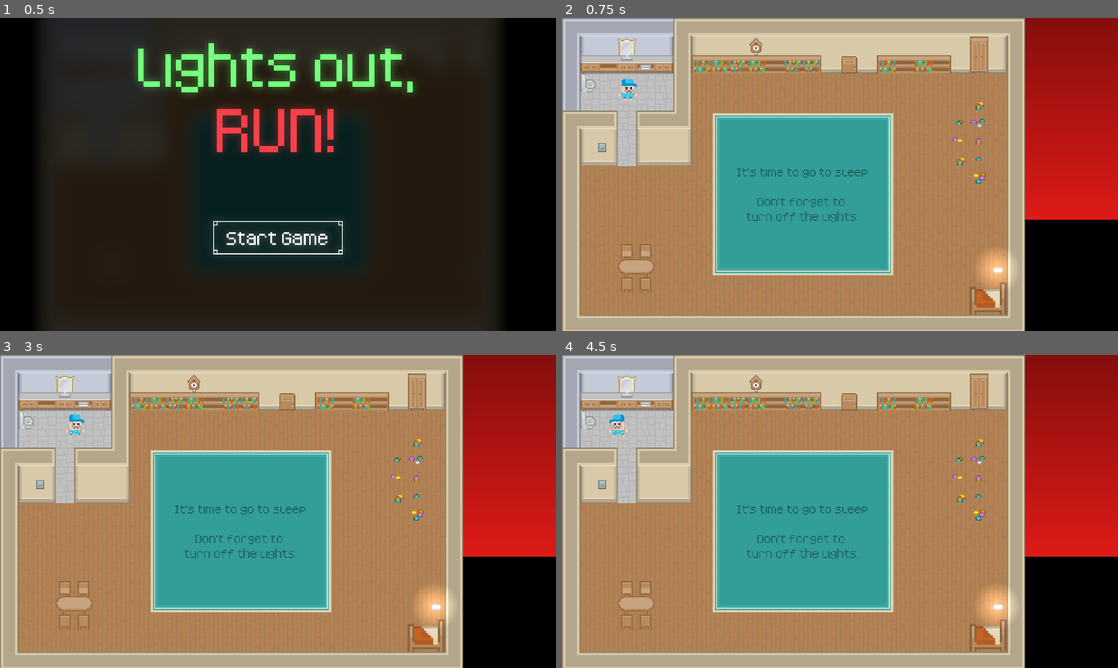
Above: before the commit, frames 1-4 (two rows, left to right).
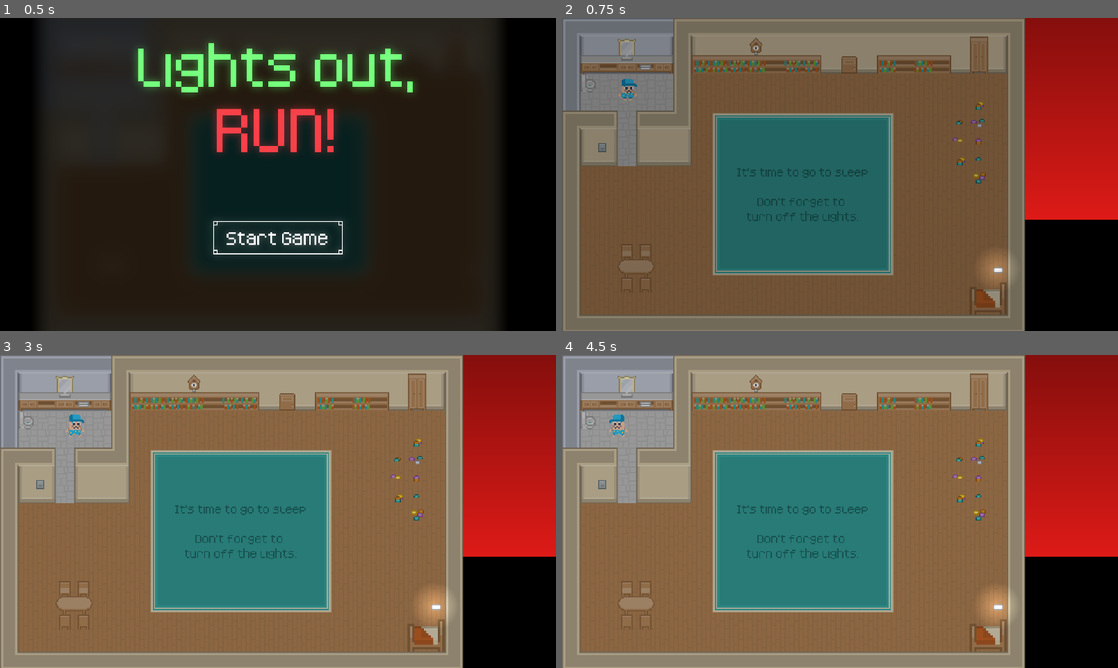
Above: after the commit, the same moments.

Repository: 10Zeeko/levelupgamejam2025
Game: Godot game, scene res://Scenes/main_menu.tscn
Two runs of this game, one before a commit and one after it. Both use one fixed random seed, a clock stepped at 60 frames per second and the inputs below. Sound files missing from this copy of the repository are replaced by a short silence.
Inputs:
- Up to frame 1 (0.5 s): no input
- Up to frame 2 (0.75 s): click "Start Game" at 0.5 s
- Up to frame 3 (3 s): tap Enter at 1.25 s; hold D (Right) 1.28-2.03 s; tap Space (Dash) at 1.35, 2.85 s; hold S (Down) 2.03-2.78 s; tap Shift (Running) at 2.1 s; tap R (Reset) at 2.75 s; hold D (Right) from 2.78 s (still down)
- Up to frame 4 (4.5 s): release D (Right) at 3.53 s; hold W (Up) 3.53-4.28 s; tap Shift (Running) at 3.6 s; tap R (Reset) at 4.25 s; hold A (Left) from 4.28 s (still down); tap Space (Dash) at 4.35 s

Frame 1 is identical in both runs. In frame 2, 83% of the frame differs, in the area x 0-84%, y 0-100%; in frame 3, 83%; in frame 4, 83%.

Commit message:
Added transitions and timers at the end of the game

Diff:
--- a/GameNodes/Interactables/bed.gd
+++ b/GameNodes/Interactables/bed.gd
@@ -10,6 +10,7 @@
 		Globals.level_completed = true
 		Globals.count_time = false
 		Globals.player_sleeping()
+		Globals.transition_fade_in()
 
 func _change_scene():
 	if Globals.record_timers[Globals.current_level] < Globals.time_passed:
--- /dev/null
+++ b/GameNodes/Menus/end_of_the_game.gd
@@ -0,0 +1,37 @@
+extends Control
+
+@onready var grid_container: GridContainer = $CenterContainer/GridContainer
+const RECORDS_THEME = preload("res://Materials/records_theme.tres")
+const COLUMNS := 3
+
+func _ready() -> void:
+	var total_levels := Globals.record_timers.size()
+	var padded_total := int(ceil(total_levels / float(COLUMNS))) * COLUMNS
+
+	# Add labels with levels and tags
+	for i in range(0, padded_total, COLUMNS):
+		for j in range(COLUMNS):
+			var idx := i + j
+			var label := Label.new()
+			if idx < total_levels:
+				label.text = "Level " + str(idx + 1)
+				label.modulate = Color(0.655,0.655,0.655, 1.0)
+			else:
+				label.text = ""
+			label.theme = RECORDS_THEME
+			grid_container.add_child(label)
+
+		for j in range(COLUMNS):
+			var idx := i + j
+			var label := Label.new()
+			if idx < total_levels:
+				label.text = format_time(Globals.record_timers[idx])
+			else:
+				label.text = ""
+			label.theme = RECORDS_THEME
+			grid_container.add_child(label)
+
+func format_time(time: float) -> String:
+	var seconds := int(time)
+	var milliseconds := int((time - seconds) * 100)
+	return str(seconds).pad_zeros(2) + "s" + str(milliseconds).pad_zeros(2) + "ms"
--- a/GameNodes/Menus/main_menu.gd
+++ b/GameNodes/Menus/main_menu.gd
@@ -17,6 +17,7 @@
 
 func _on_button_pressed() -> void:
 	call_deferred("_change_scene")
+	Globals.transition_fade_in()
 
 func _change_scene():
 	Globals.level_completed = true
--- /dev/null
+++ b/GameNodes/Menus/transitions_overlay.tscn
@@ -0,0 +1,69 @@
+[gd_scene load_steps=5 format=3 uid="uid://d2n0a3rego2wp"]
+
+[sub_resource type="Animation" id="Animation_5oek1"]
+resource_name = "Fade In"
+tracks/0/type = "value"
+tracks/0/imported = false
+tracks/0/enabled = true
+tracks/0/path = NodePath("ColorRect:color")
+tracks/0/interp = 1
+tracks/0/loop_wrap = true
+tracks/0/keys = {
+"times": PackedFloat32Array(0.5, 1),
+"transitions": PackedFloat32Array(1, 1),
+"update": 0,
+"values": [Color(0, 0, 0, 0), Color(0, 0, 0, 1)]
+}
+
+[sub_resource type="Animation" id="Animation_ol7y3"]
+length = 0.001
+tracks/0/type = "value"
+tracks/0/imported = false
+tracks/0/enabled = true
+tracks/0/path = NodePath("ColorRect:color")
+tracks/0/interp = 1
+tracks/0/loop_wrap = true
+tracks/0/keys = {
+"times": PackedFloat32Array(0),
+"transitions": PackedFloat32Array(1),
+"update": 0,
+"values": [Color(0, 0, 0, 0)]
+}
+
+[sub_resource type="Animation" id="Animation_c4peq"]
+resource_name = "Fade out"
+tracks/0/type = "value"
+tracks/0/imported = false
+tracks/0/enabled = true
+tracks/0/path = NodePath("ColorRect:color")
+tracks/0/interp = 1
+tracks/0/loop_wrap = true
+tracks/0/keys = {
+"times": PackedFloat32Array(0, 0.366667),
+"transitions": PackedFloat32Array(0.517633, 1),
+"update": 0,
+"values": [Color(0, 0, 0, 1), Color(0, 0, 0, 0)]
+}
+
+[sub_resource type="AnimationLibrary" id="AnimationLibrary_c4peq"]
+_data = {
+&"Fade In": SubResource("Animation_5oek1"),
+&"Fade out": SubResource("Animation_c4peq"),
+&"RESET": SubResource("Animation_ol7y3")
+}
+
+[node name="OverlayLayer" type="CanvasLayer"]
+
+[node name="AnimationPlayer" type="AnimationPlayer" parent="."]
+libraries = {
+&"": SubResource("AnimationLibrary_c4peq")
+}
+
+[node name="ColorRect" type="ColorRect" parent="."]
+anchors_preset = 15
+anchor_right = 1.0
+anchor_bottom = 1.0
+grow_horizontal = 2
+grow_vertical = 2
+mouse_filter = 2
+color = Color(0, 0, 0, 0)
--- a/GameNodes/globals.gd
+++ b/GameNodes/globals.gd
@@ -15,6 +15,9 @@
 var music_player : AudioStreamPlayer
 var sfx_player : AudioStreamPlayer
 
+const TRANSITIONS_OVERLAY = preload("res://GameNodes/Menus/transitions_overlay.tscn")
+var transitions_node : Node
+
 func _ready() -> void:
 	# Game Audio
 	music_player = AudioStreamPlayer.new()
@@ -30,6 +33,11 @@
 
 	music_player.play()
 
+	# Transitions
+
+	transitions_node = TRANSITIONS_OVERLAY.instantiate()
+	add_child(transitions_node)
+
 	# Game levels
 	levels.append(preload("res://Scenes/main_scene.tscn"))
 	levels.append(preload("res://Scenes/first_level.tscn"))
@@ -39,7 +47,7 @@
 	levels.append(preload("res://Scenes/fifth_level.tscn"))
 	levels.append(preload("res://Scenes/end_of_the_game.tscn"))
 
-	record_timers.resize(levels.size())
+	record_timers.resize(levels.size()-1)
 
 func _physics_process(delta: float) -> void:
 	if count_time:
@@ -80,3 +88,11 @@
 
 func get_time():
 	return time_passed
+
+func transition_fade_in():
+	var anim := transitions_node.get_node("AnimationPlayer")
+	anim.play("Fade In")
+
+func transition_fade_out():
+	var anim := transitions_node.get_node("AnimationPlayer")
+	anim.play("Fade out")
--- a/GameNodes/hud.gd
+++ b/GameNodes/hud.gd
@@ -21,6 +21,7 @@
 	Globals.lights_on()
 	Globals.count_time = false
 	Globals.time_passed = 0
+	Globals.transition_fade_out()
 
 func _on_texture_button_toggled(toggled_on: bool) -> void:
 	changeLight = toggled_on
--- a/GameNodes/level_timer.tscn
+++ b/GameNodes/level_timer.tscn
@@ -25,6 +25,7 @@
 
 func _on_timer_timeout() -> void:
 	restart_timer.start()
+	Globals.transition_fade_in()
 	if not(Globals.level_completed):
 		Globals.kill_player()
 
--- /dev/null
+++ b/Materials/records_theme.tres
@@ -0,0 +1,7 @@
+[gd_resource type="Theme" load_steps=2 format=3 uid="uid://b2r55wb0kmyi3"]
+
+[ext_resource type="FontFile" uid="uid://cfmglbt7ynprg" path="res://Sprites/Fonts/Kenney Pixel.ttf" id="1_pkejs"]
+
+[resource]
+default_font = ExtResource("1_pkejs")
+default_font_size = 96
--- a/Scenes/end_of_the_game.tscn
+++ b/Scenes/end_of_the_game.tscn
@@ -1,19 +1,34 @@
-[gd_scene load_steps=4 format=3 uid="uid://cfmuwmntvo2vr"]
+[gd_scene load_steps=5 format=3 uid="uid://cfmuwmntvo2vr"]
 
-[ext_resource type="Script" uid="uid://cxx2wim26abef" path="res://GameNodes/Lights/lights.gd" id="1_x8ela"]
+[ext_resource type="Script" uid="uid://cb2s5l41y37xd" path="res://GameNodes/Menus/end_of_the_game.gd" id="1_xf143"]
 [ext_resource type="FontFile" uid="uid://cfmglbt7ynprg" path="res://Sprites/Fonts/Kenney Pixel.ttf" id="10_2eyyo"]
 
 [sub_resource type="LabelSettings" id="LabelSettings_8rnfv"]
 font = ExtResource("10_2eyyo")
+font_size = 128
+font_color = Color(0.131445, 0.80677, 0.34024, 1)
+
+[sub_resource type="LabelSettings" id="LabelSettings_8yhun"]
+font = ExtResource("10_2eyyo")
 font_size = 64
-font_color = Color(0.124955, 0.421591, 0.407698, 1)
 
-[node name="MainScene" type="Node2D"]
-script = ExtResource("1_x8ela")
+[node name="MainScene" type="Control"]
+layout_mode = 3
+anchors_preset = 15
+anchor_right = 1.0
+anchor_bottom = 1.0
+grow_horizontal = 2
+grow_vertical = 2
+size_flags_horizontal = 3
+size_flags_vertical = 3
+script = ExtResource("1_xf143")
 
 [node name="Tutorial_Label" type="Label" parent="."]
-offset_right = 1920.0
-offset_bottom = 1080.0
+layout_mode = 1
+anchors_preset = 10
+anchor_right = 1.0
+offset_bottom = 296.0
+grow_horizontal = 2
 size_flags_vertical = 1
 text = "End of the game"
 label_settings = SubResource("LabelSettings_8rnfv")
@@ -21,6 +36,30 @@
 vertical_alignment = 1
 autowrap_mode = 3
 
-[node name="DirectionalLight2D" type="DirectionalLight2D" parent="."]
-energy = 0.0
-blend_mode = 1
+[node name="Tutorial_Label2" type="Label" parent="."]
+layout_mode = 1
+anchors_preset = 10
+anchor_right = 1.0
+offset_bottom = 499.0
+grow_horizontal = 2
+size_flags_vertical = 1
+text = "Your records, try to beat them or share them via comments"
+label_settings = SubResource("LabelSettings_8yhun")
+horizontal_alignment = 1
+vertical_alignment = 1
+autowrap_mode = 3
+
+[node name="CenterContainer" type="CenterContainer" parent="."]
+layout_mode = 1
+anchors_preset = 12
+anchor_top = 1.0
+anchor_right = 1.0
+anchor_bottom = 1.0
+offset_top = -639.0
+grow_horizontal = 2
+grow_vertical = 0
+
+[node name="GridContainer" type="GridContainer" parent="CenterContainer"]
+layout_mode = 2
+theme_override_constants/h_separation = 200
+columns = 3
Not shown, added: GameNodes/Menus/end_of_the_game.gd.uid
